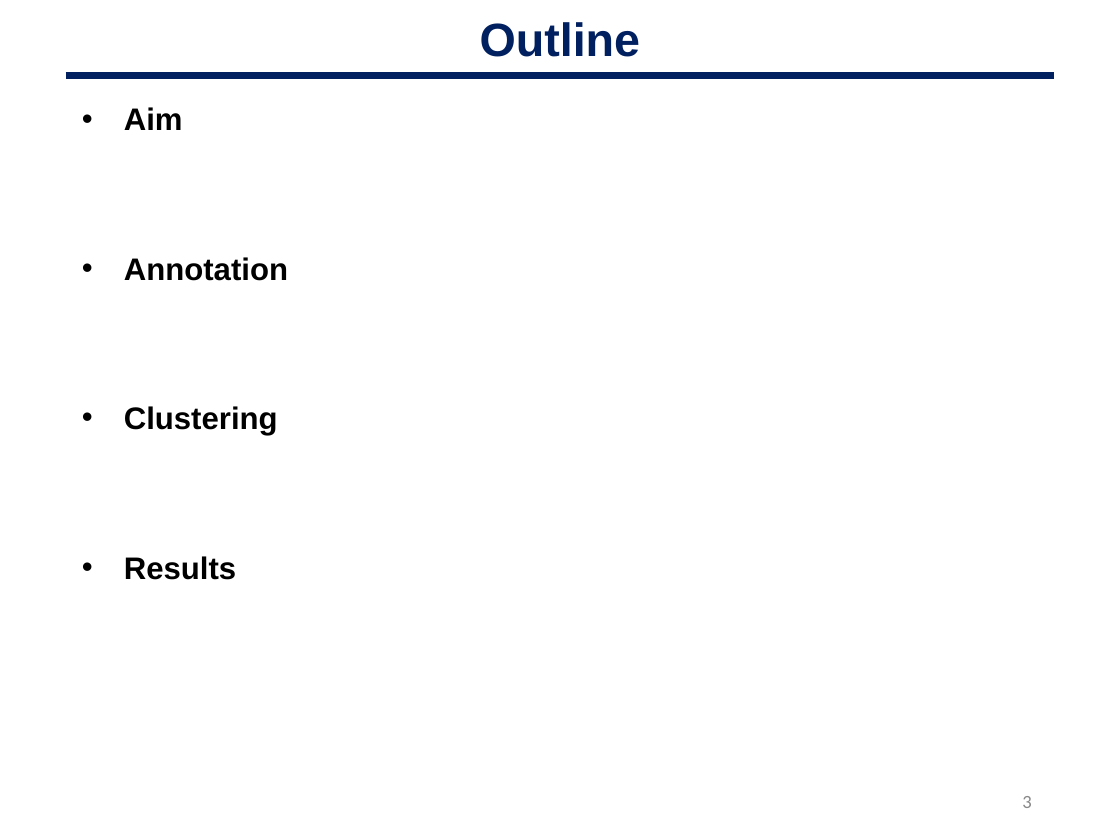
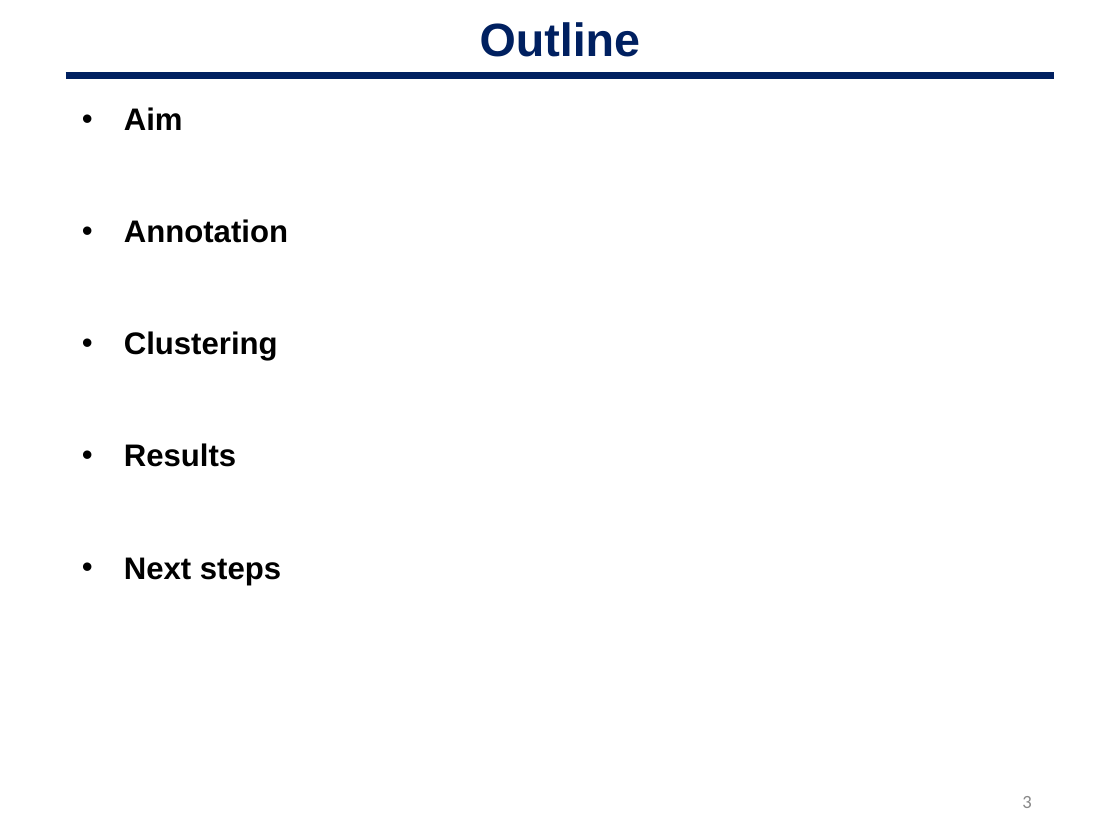
Before and after one commit to oriolfornes/GRECO-BIT-TFBS-annotations, a slide deck: slide 3 of Slides/OF_200218_GREEKC.pptx. Drawn at 1120x840 pixels with LibreOffice and Linux fonts; fonts in the diff are those of the drawing. Boxes give left, top, right and bottom in pixels: in the first picture for what was removed or moved away, otherwise in the second. Text is boxed around its words. In the diff, an @@ line names an element or a change of style, - is before the commit and + after.

Commit message:
last update of slides

```diff
--- a/Slides/OF_200218_GREEKC.pptx
+++ b/Slides/OF_200218_GREEKC.pptx
@@ text at box(124, 557, 281, 585): paragraph added @@
+• Next steps
```
Also in this commit, not shown: 1 slide added, 1 other file.
